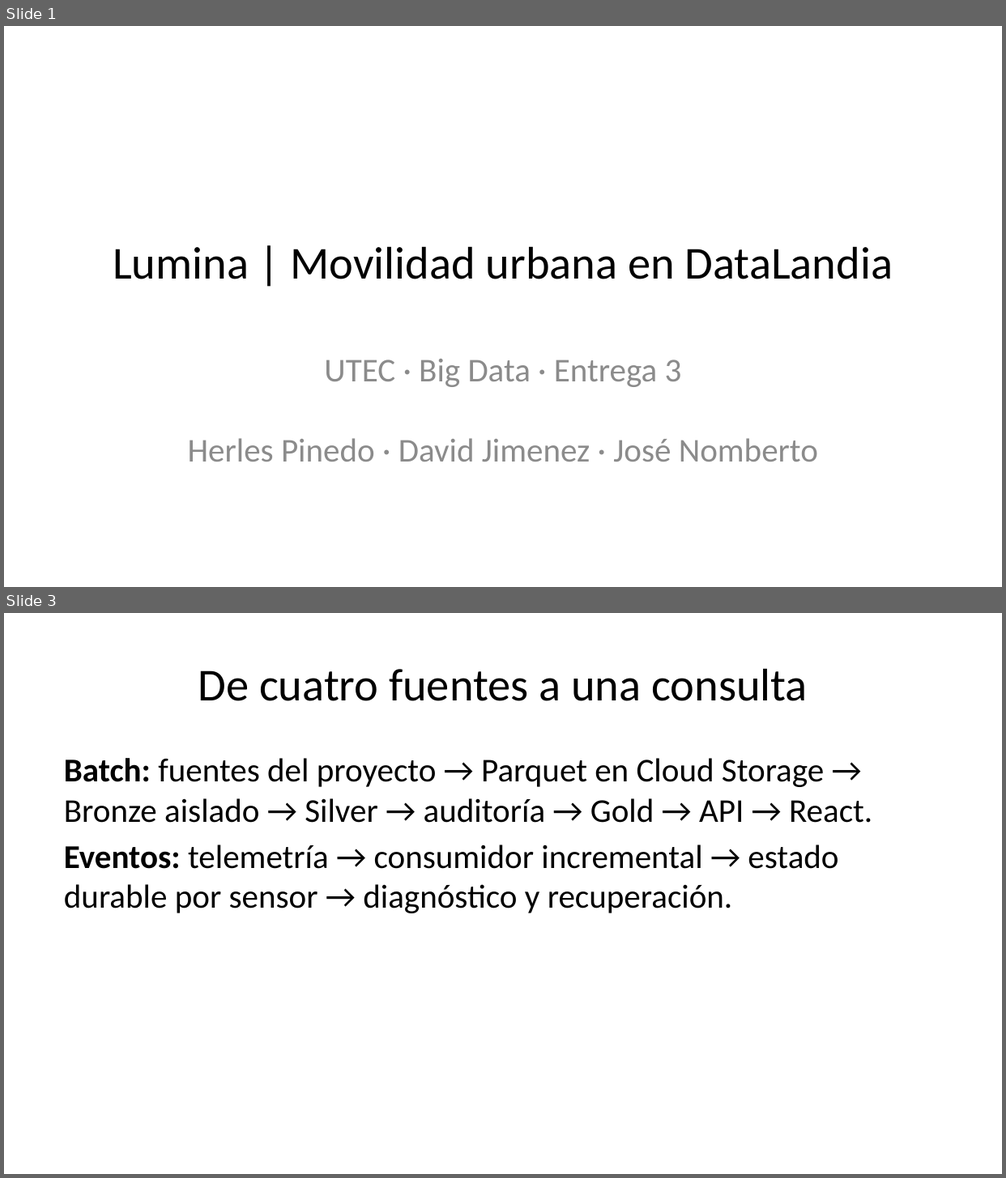
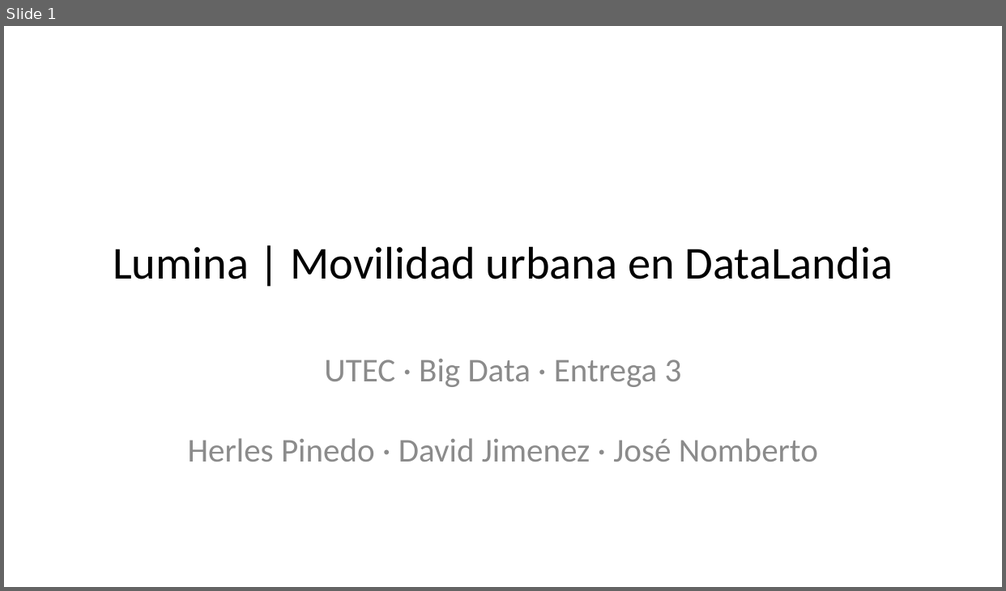
Before and after one commit to AlejandroPinedo/datalandia-lumina-smart-mobility-gcp, a slide deck: P3/entrega/Lumina-P3.pptx. Shown one above the other, each under a label of ours: slides 1 and 3 before the commit, slide 1 after it; the slides between them are not shown. The pictures are 1006x1178 and 1006x591 pixels, drawn with LibreOffice and Linux fonts; fonts in the diff are those of the drawing. Boxes give left, top, right and bottom in pixels: in the first picture for what was removed or moved away, otherwise in the second. Text is boxed around its words. In the diff, an @@ line names an element or a change of style, - is before the commit and + after.

```diff
--- a/P3/entrega/Lumina-P3.pptx
+++ b/P3/entrega/Lumina-P3.pptx
@@ slide 3 removed at (4,613,1002,1174), background #FFFFFF @@
@@ title removed at (198,668,808,701) @@
-De cuatro fuentes a una consulta
@@ text removed at (64,758,872,914) @@
-Batch: fuentes del proyecto → Parquet en Cloud Storage → Bronze aislado → Silver → auditoría → Gold → API → React.
-Eventos: telemetría → consumidor incremental → estado durable por sensor → diagnóstico y recuperación.
```
Also in this commit, not shown: 5 slides changed, 7 slides added, 6 other slides removed, 2 other files.
